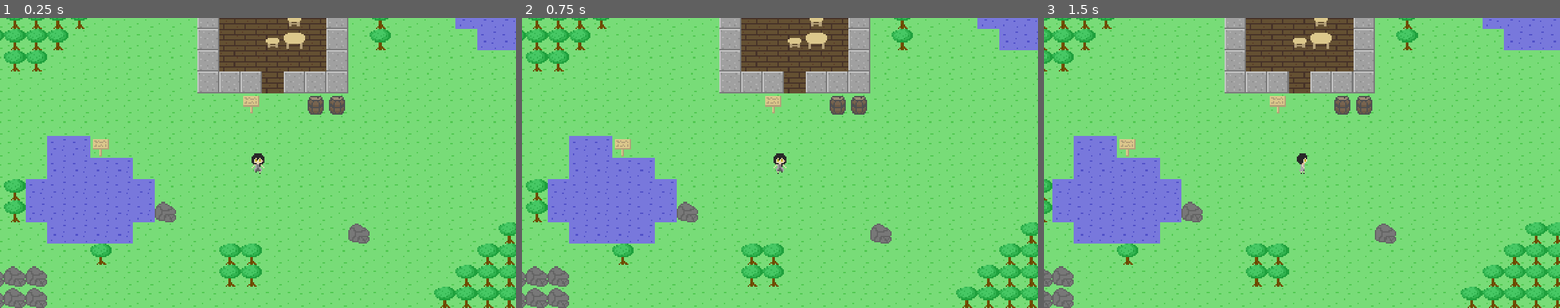
Above: before the commit, frames 1-3 (left to right).
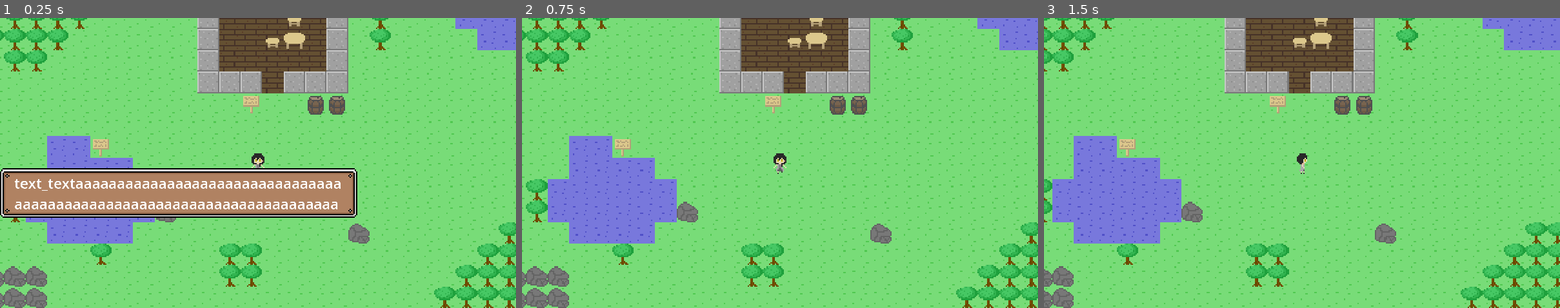
Above: after the commit, the same moments.

Repository: ktmage/test_game
Game: Godot game, scene res://main.tscn
Two runs of this game, one before a commit and one after it. Both use one fixed random seed, a clock stepped at 60 frames per second and the inputs below.
Inputs (mouse positions are in pixels of both pictures, inside the frame that each line leads up to):
- Up to frame 1 (0.25 s): no input
- Up to frame 2 (0.75 s): click (702, 192) at 0.52 s
- Up to frame 3 (1.5 s): tap Enter at 1.25 s; hold Right (ui_right) from 1.28 s (still down)

The runs differ from the first frame. In frame 1, 12% of the frame differs, in the area x 0-70%, y 51-69%; in frame 2, nothing differs; in frame 3, nothing differs.

Commit message:
[update] : テキストボックスの追加
テキストボックスを扱うマネージャーの作成。
テキストボックスのフレームを作成

Diff:
--- /dev/null
+++ b/frame/frame1.gd
@@ -0,0 +1,18 @@
+extends Node2D
+
+var manager :CanvasLayer
+signal S_click
+
+# Called when the node enters the scene tree for the first time.
+func _ready():
+	manager = get_parent()
+
+
+# Called every frame. 'delta' is the elapsed time since the previous frame.
+func _process(delta):
+	pass
+
+
+func _on_button_pressed():
+	S_click.emit()
+	print("click!")
--- /dev/null
+++ b/frame/frame1.tscn
@@ -0,0 +1,46 @@
+[gd_scene load_steps=3 format=3 uid="uid://d2c4cl5smv4fj"]
+
+[ext_resource type="Texture2D" uid="uid://ccstxa5j7354w" path="res://src/waku.png" id="1_4qxso"]
+[ext_resource type="Script" path="res://frame/frame1.gd" id="1_36g3e"]
+
+[node name="Frame" type="Node2D"]
+script = ExtResource("1_36g3e")
+
+[node name="NinePatchRect" type="NinePatchRect" parent="."]
+offset_right = 20.0
+offset_bottom = 20.0
+texture = ExtResource("1_4qxso")
+region_rect = Rect2(0, 0, 32, 32)
+patch_margin_left = 10
+patch_margin_top = 10
+patch_margin_right = 10
+patch_margin_bottom = 10
+
+[node name="MarginContainer" type="MarginContainer" parent="."]
+offset_right = 2304.0
+offset_bottom = 302.0
+scale = Vector2(0.5, 0.5)
+theme_override_constants/margin_left = 64
+theme_override_constants/margin_top = 16
+theme_override_constants/margin_right = 64
+theme_override_constants/margin_bottom = 16
+
+[node name="Label" type="Label" parent="MarginContainer"]
+custom_minimum_size = Vector2(1, 1)
+layout_mode = 2
+size_flags_vertical = 1
+theme_override_font_sizes/font_size = 64
+text = "text_textaaaaaaaaaaaaaaaaaaaaaaaaaaaaaaaaaaaaaaaaaaaaaaaaaaaaaaaaaaaaaaaaaaaaaaaaaaaaaaaaaaaaaaaaaaaaaaaaaaaaaaaaaaaaaaaaaaaaaaaaaaaaaaaaaa
+"
+vertical_alignment = 1
+autowrap_mode = 1
+text_overrun_behavior = 2
+max_lines_visible = 3
+
+[node name="Button" type="Button" parent="."]
+offset_right = 280.0
+offset_bottom = 108.0
+flat = true
+alignment = 2
+
+[connection signal="pressed" from="Button" to="." method="_on_button_pressed"]
--- a/main.tscn
+++ b/main.tscn
@@ -1,7 +1,8 @@
-[gd_scene load_steps=3 format=3 uid="uid://l3suecgu468x"]
+[gd_scene load_steps=4 format=3 uid="uid://l3suecgu468x"]
 
 [ext_resource type="PackedScene" uid="uid://dp0etike2pqgs" path="res://test_map.tscn" id="1_6hrxc"]
 [ext_resource type="PackedScene" uid="uid://c7to6cf114d1x" path="res://player.tscn" id="2_xl6nu"]
+[ext_resource type="PackedScene" uid="uid://brwmhv81kd6qq" path="res://textbox_manager.tscn" id="3_ldgew"]
 
 [node name="main" type="Node2D"]
 
@@ -9,3 +10,5 @@
 
 [node name="Player" parent="." instance=ExtResource("2_xl6nu")]
 position = Vector2(253, 388)
+
+[node name="textbox_manager" parent="." instance=ExtResource("3_ldgew")]
--- /dev/null
+++ b/textbox_manager.gd
@@ -0,0 +1,48 @@
+extends CanvasLayer
+
+const FRAME = preload("res://frame/frame1.tscn")
+var screen_size #画面サイズを取ってくる
+var scale_size: int #カメラの倍率
+
+
+
+# Called when the node enters the scene tree for the first time.
+func _ready():
+	screen_size = get_viewport().size
+	scale_size = 3
+	main_textbox("text_textaaaaaaaaaaaaaaaaaaaaaaaaaaaaaaaaaaaaaaaaaaaaaaaaaaaaaaaaaaaaaaaaaaaaaaaaaaaaaaaaaaaaaaaaaaaaaaaaaaaaaaaaaaaaaaaaaaaaaaaaaaa")
+
+# Called every frame. 'delta' is the elapsed time since the previous frame.
+func _process(delta):
+	pass
+
+func main_textbox(_text: String):
+	var textbox = FRAME.instantiate()
+	add_child(textbox)
+	#ボタンとコネクトして消去関数を作成
+	textbox.S_click.connect(showmetsu.bind(textbox))
+
+	#サイズ、位置の調整
+	#NinePatchRect
+	textbox.get_node("NinePatchRect").set("scale",Vector2(scale_size,scale_size))
+	textbox.get_node("NinePatchRect").set("size",Vector2(screen_size.x / scale_size, (screen_size.y / 4) / scale_size))
+	textbox.get_node("NinePatchRect").set("position",Vector2(0, (screen_size.y / 4) * scale_size))
+	#Button
+	textbox.get_node("Button").set("size",Vector2(screen_size.x, screen_size.y / 4))
+	textbox.get_node("Button").set("position",Vector2(0, (screen_size.y / 4) * scale_size))
+	#MarginContainer
+	textbox.get_node("MarginContainer").set("position",Vector2(0, (screen_size.y / 4) * scale_size))
+	textbox.get_node("MarginContainer").set("size",Vector2((screen_size.x) * 2, (screen_size.y / 4) * 2))
+
+	print("textsize...",textbox.get_node("MarginContainer").get("size"))
+
+	#テキストの代入
+	textbox.get_node("MarginContainer").get_node("Label").text = _text
+	print("text...", textbox.get_node("MarginContainer").get_node("Label").text)
+
+
+#テキストを削除
+func showmetsu(_textbox):
+	print("!!!")
+	_textbox.queue_free()
+	print("showmetsu!!!")
--- /dev/null
+++ b/textbox_manager.tscn
@@ -0,0 +1,6 @@
+[gd_scene load_steps=2 format=3 uid="uid://brwmhv81kd6qq"]
+
+[ext_resource type="Script" path="res://textbox_manager.gd" id="1_ktd6p"]
+
+[node name="textbox_manager" type="CanvasLayer"]
+script = ExtResource("1_ktd6p")
Binary file added: src/waku.png
Not shown, added: src/waku.png.import
